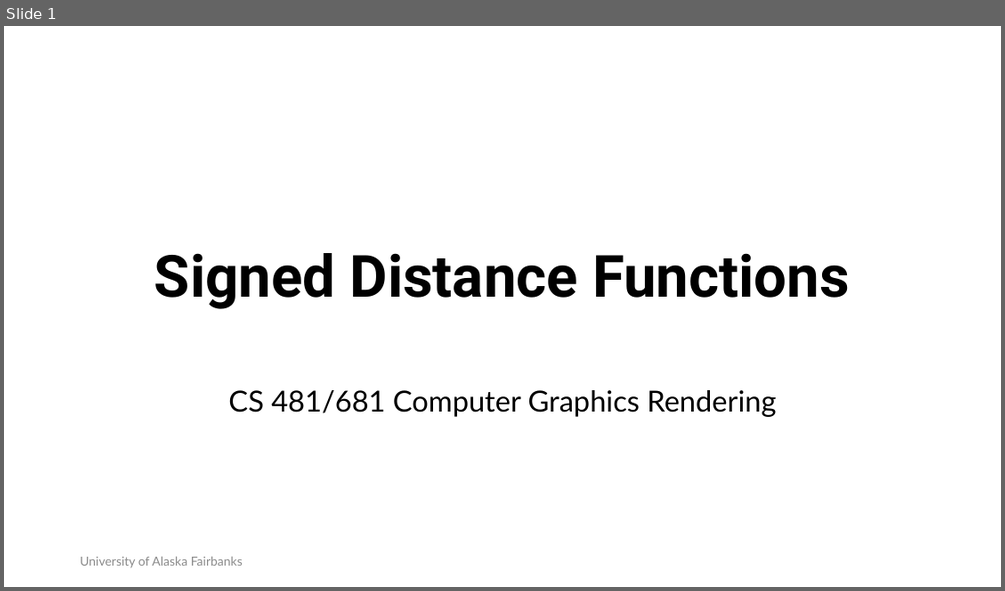
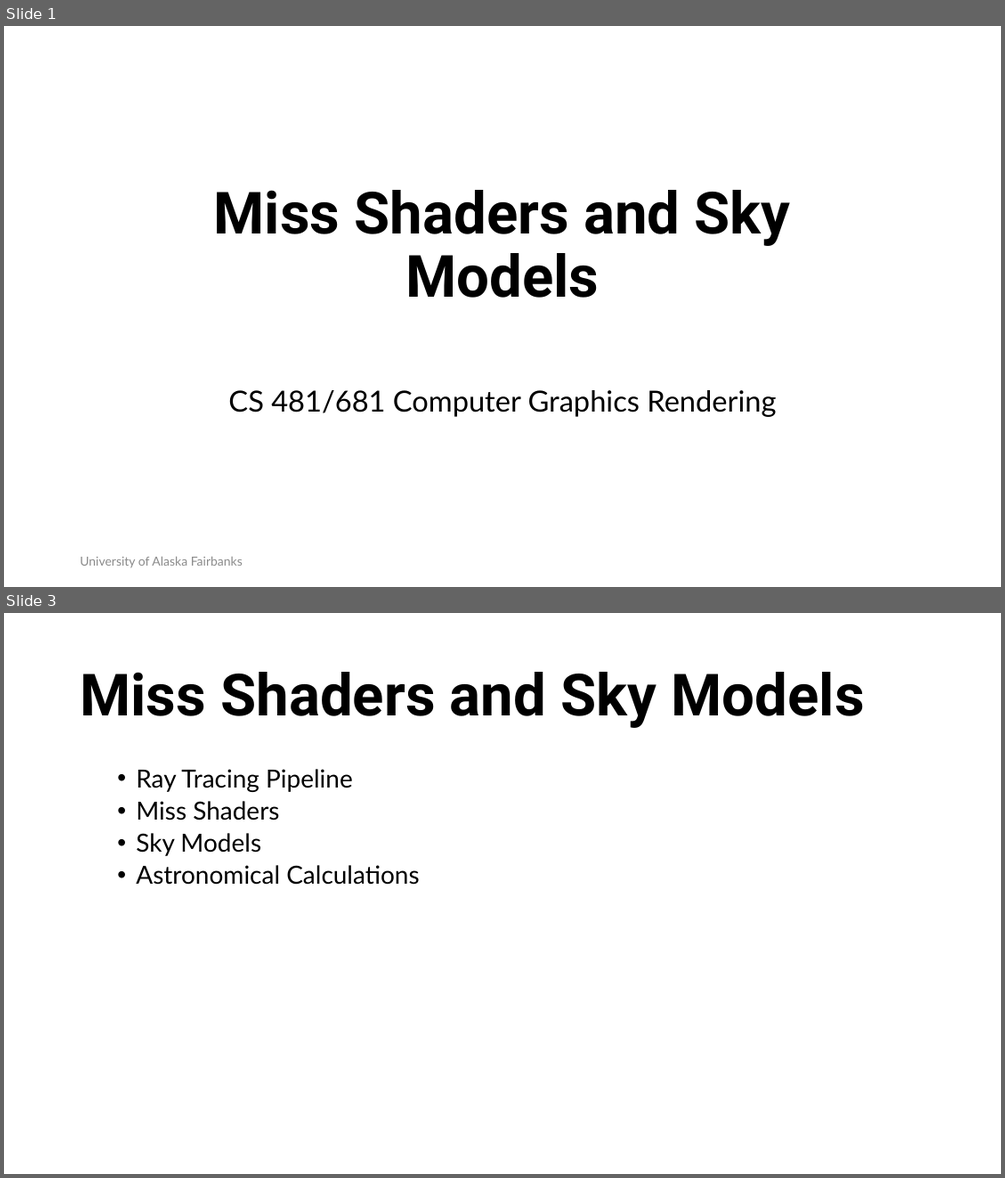
Before and after one commit to RahidZaman/cs481681-cgr, a slide deck: slides/pptx/week04.pptx. Shown one above the other, each under a label of ours: slide 1 before the commit, slides 1 and 3 after it; the slides between them are not shown. The pictures are 1005x591 and 1005x1178 pixels, drawn with LibreOffice and Linux fonts; fonts in the diff are those of the drawing; background and template pictures are left out. Boxes give left, top, right and bottom in pixels: in the first picture for what was removed or moved away, otherwise in the second. Text is boxed around its words. In the diff, an @@ line names an element or a change of style, - is before the commit and + after.

```diff
--- a/slides/pptx/week04.pptx
+++ b/slides/pptx/week04.pptx
@@ slide 3 added at [4, 613, 1001, 1174], background #FFFFFF @@
@@ title added at [80, 672, 865, 728], 56 pt, text #000000, bold @@
+Miss Shaders and Sky Models
@@ text added at [136, 769, 419, 884], 24 pt, text #000000 @@
+  • Ray Tracing Pipeline
+  • Miss Shaders
+  • Sky Models
+  • Astronomical Calculations
@@ slide 1 changed as well @@
@@ title at [214, 190, 791, 297]: text changed @@
-Signed Distance Functions
+Miss Shaders and Sky Models
```
Also in this commit, not shown: 1 other slide changed, 13 other slides added, 2 slides removed, 40 other files.
